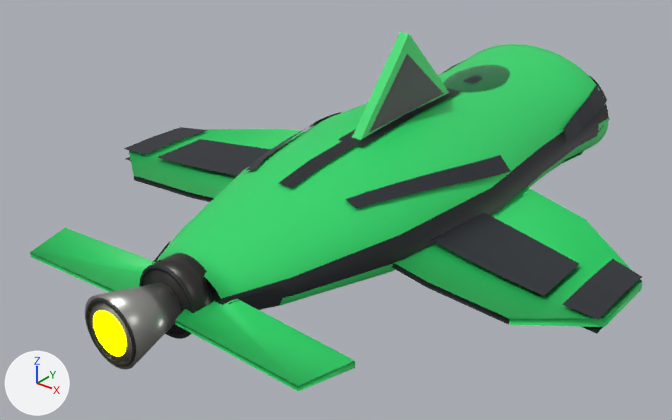
The glTF model ThoriumGap_JS/models/Ship_Orca_492814.glb: old version first, new version second.
Both versions are drawn from a 50 mm lens placed at (4.93, -7.4, 3.82), pointed at (-0.33, -0.82, -0.26). Arrows for +X, +Y and +Z are at lower left; the lights stay in place. The picture after the commit comes second. Where no turn or scale is listed for an object, it has been applied to the vertices.

Names of what the first picture shows: 'DorsalFinTrimPatch_RightFace', 'DorsalFin_MainSweptKeel', 'EngineBell_MainLargeBurnishedNozzle', 'EngineEmitter', 'Fuselage_OrcaCountershadedHull', 'PaintBelly_LongCountershadeKeelPatch', 'PaintSaddleSweep_PrimaryBladeRight', 'PectoralFinPaint_Left_BroadSimplePanelTop', 'PectoralFinPaint_Right_BroadSimplePanelTop', 'PectoralFinTrim_Right_TipHardPanelTop', 'PectoralFin_Left_AerofoilWingFin', 'PectoralFin_Right_AerofoilWingFin', 'TailFluke_Left_SweptAftStabilizer', 'TailFluke_Right_SweptAftStabilizer' and 13 more.
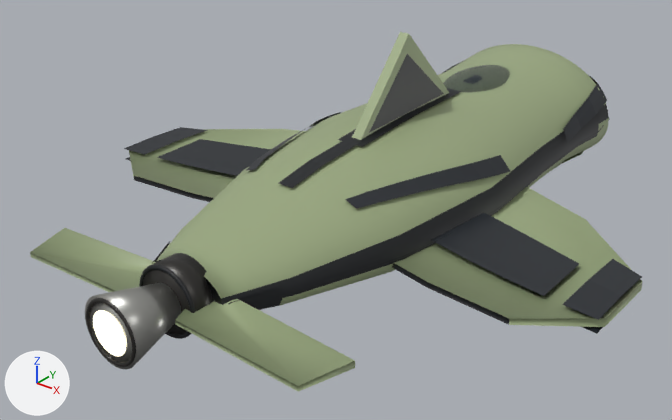
What changed in the scene script:
```text
Change mat_ship_orcafamily_broadback_saddle_sweep_fullgreenwithblackdetails_seed492814_hull_dorsal:
    mat_ship_orcafamily_broadback_saddle_sweep_fullgreenwithblackdetails_seed492814_hull_dorsal.base_color: (0.025, 0.7, 0.15) -> (0.33, 0.4, 0.22)  # green #2cda6c -> greyish green #9baa81
Change mat_engineglow:
    mat_engineglow.emission_color: (1.0, 1.0, 0.0) -> (0.62, 0.57, 0.4)  # yellow #ffff00 -> beige #cec7aa
Change mat_ship_orcafamily_broadback_saddle_sweep_fullgreenwithblackdetails_seed492814_hull_bellycountershade:
    mat_ship_orcafamily_broadback_saddle_sweep_fullgreenwithblackdetails_seed492814_hull_bellycountershade.base_color: (0.025, 0.7, 0.15) -> (0.33, 0.4, 0.22)  # green #2cda6c -> greyish green #9baa81
```

Location of each change, [x1, y1, x2, y2] in pixels of the pictures (672 x 420 px):
'Fuselage_OrcaCountershadedHull', recoloured (green to greyish green): [154, 44, 609, 305] in both
'PectoralFin_Right_AerofoilWingFin', recoloured (green to greyish green): [392, 187, 643, 327] in both
'TailFluke_Right_SweptAftStabilizer', recoloured (green to greyish green): [175, 299, 355, 392] in both
'PectoralFin_Left_AerofoilWingFin', recoloured (green to greyish green): [129, 129, 305, 202] in both
'TailFluke_Left_SweptAftStabilizer', recoloured (green to greyish green): [30, 228, 155, 292] in both
'DorsalFin_MainSweptKeel', recoloured (green to greyish green): [352, 32, 449, 140] in both
'EngineEmitter', recoloured (yellow to beige): [93, 310, 126, 356] in both
'PaintBelly_LongCountershadeKeelPatch', recoloured: [279, 151, 583, 306] in both
